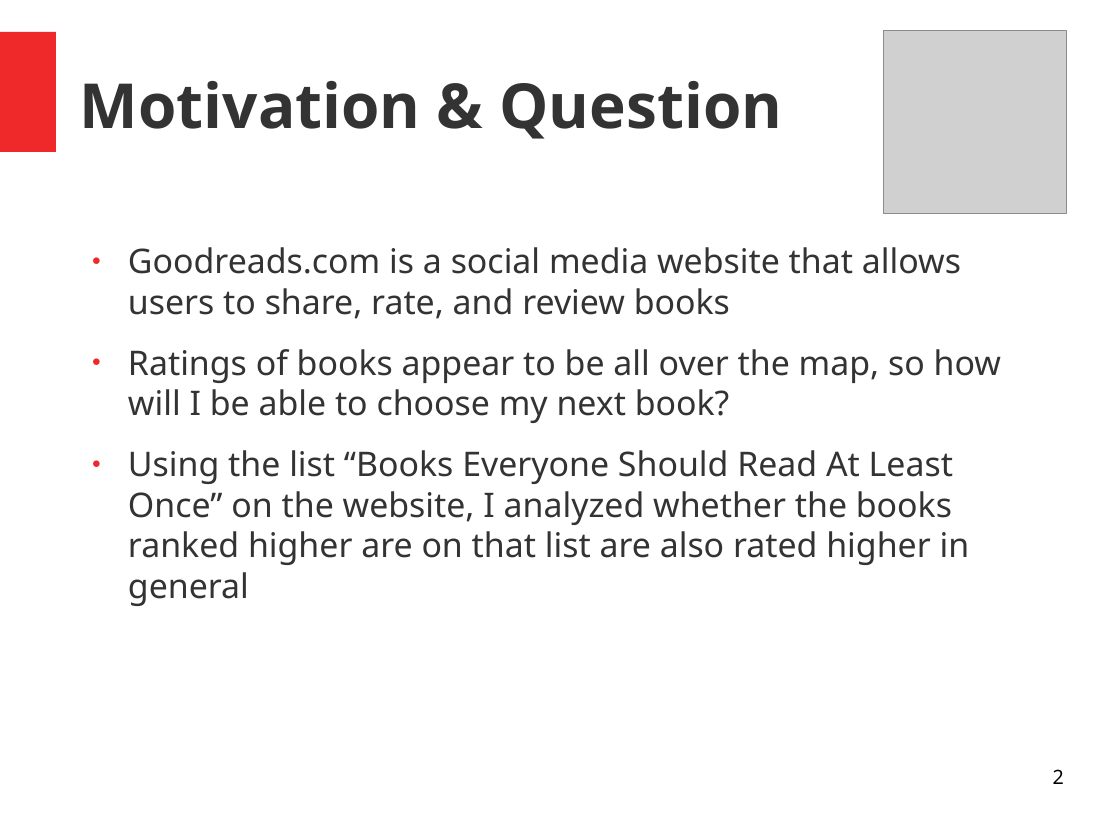
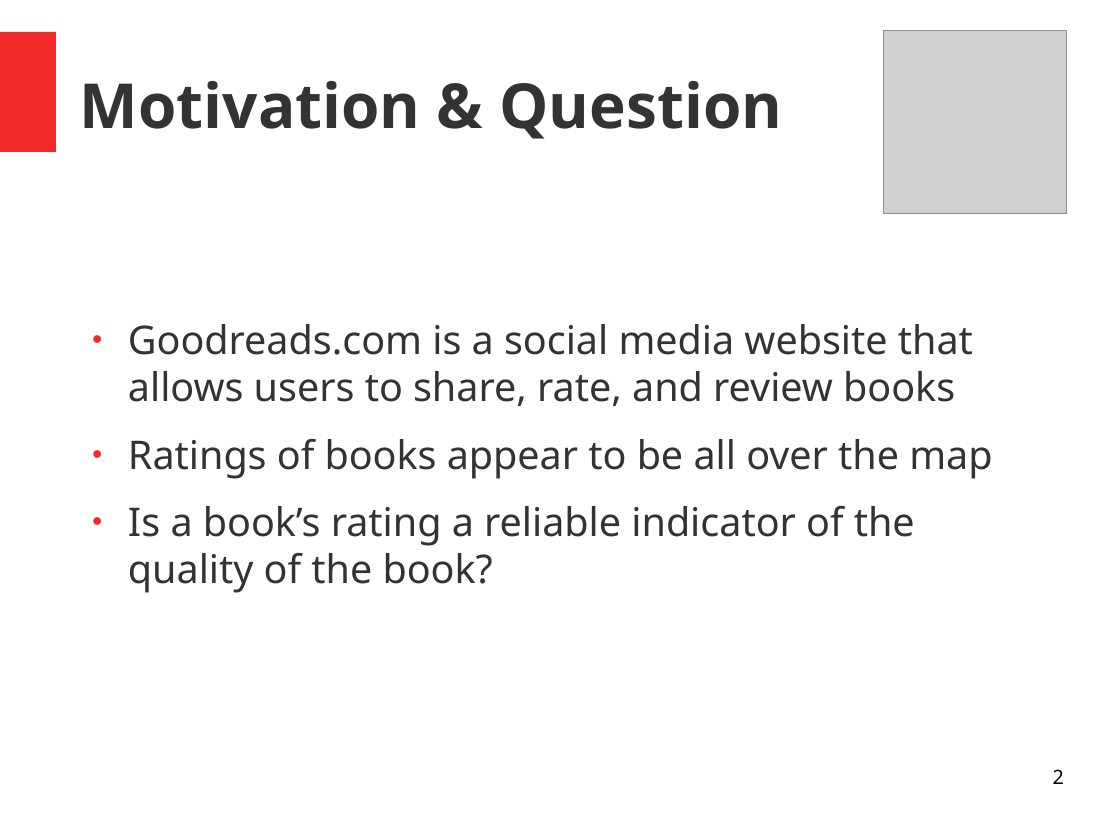
Before and after one commit to Shredder42/must_read_books, a slide deck: slide 2 of presentation.odp. Drawn at 1120x840 pixels with LibreOffice and Linux fonts; fonts in the diff are those of the drawing; grey boxes stand for pictures. Boxes give left, top, right and bottom in pixels: in the first picture for what was removed or moved away, otherwise in the second. Text is boxed around its words. In the diff, an @@ line names an element or a change of style, - is before the commit and + after.

```diff
--- a/presentation.odp
+++ b/presentation.odp
@@ text "Goodreads.com is a social media ..." at <box>128,324,992,593</box>: vertical alignment top to middle @@
@@ text at <box>128,324,973,406</box>: size 24 to 28 pt in "Goodreads.com is a social media website that ..." @@
@@ text at <box>128,438,992,593</box>: text changed; size 24 to 28 pt @@
-● Ratings of books appear to be all over the map, so how will I be able to choose my next book?
-● Using the list “Books Everyone Should Read At Least Once” on the website, I analyzed whether the books ranked higher are on that list are also rated higher in general
+● Ratings of books appear to be all over the map
+● Is a book’s rating a reliable indicator of the quality of the book?
```
Also in this commit, not shown: 4 other slides changed, 1 slide added, 1 slide removed, 2 other files.
